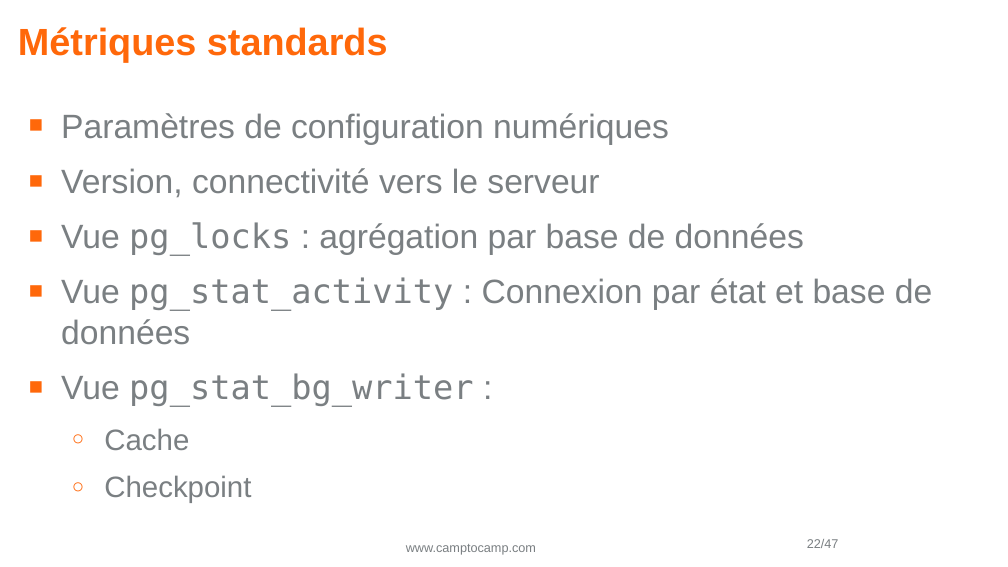
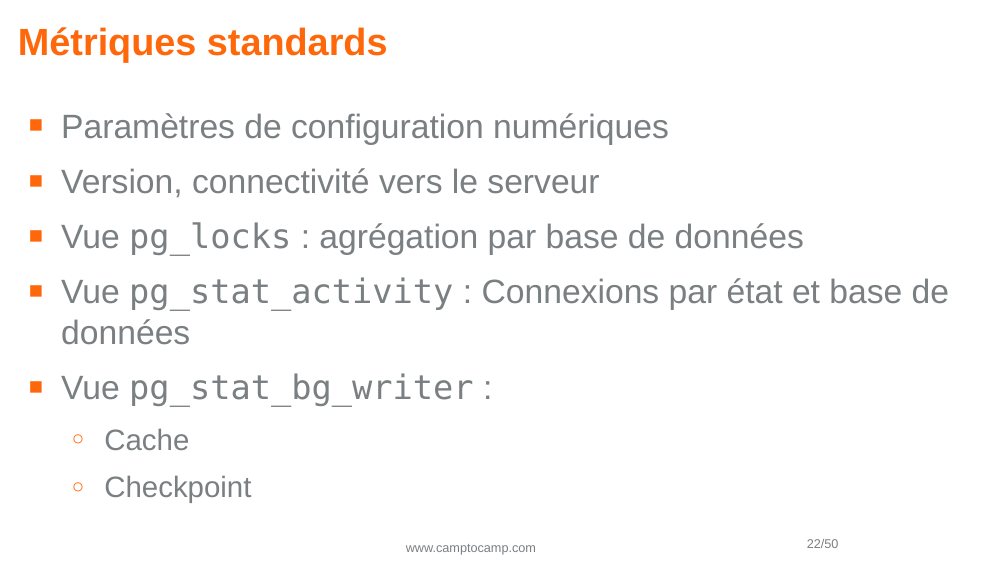
Before and after one commit to Vampouille/demo-prometheus-postgres, a slide deck: slide 22 of pgday2.odp. Drawn at 1008x567 pixels with LibreOffice and Linux fonts; fonts in the diff are those of the drawing; background and template pictures are left out. Boxes give left, top, right and bottom in pixels: in the first picture for what was removed or moved away, otherwise in the second. Text is boxed around its words. In the diff, an @@ line names an element or a change of style, - is before the commit and + after.

```diff
--- a/pgday2.odp
+++ b/pgday2.odp
@@ text at box(61, 277, 949, 345): text changed @@
-■ Vue pg_stat_activity : Connexion par état et base de données
+■ Vue pg_stat_activity : Connexions par état et base de données
@@ page number at box(807, 539, 839, 548): text changed @@
-22/47
+22/50
```
Also in this commit, not shown: 16 other slides changed, 5 slides added, 2 slides removed, 3 other files.
